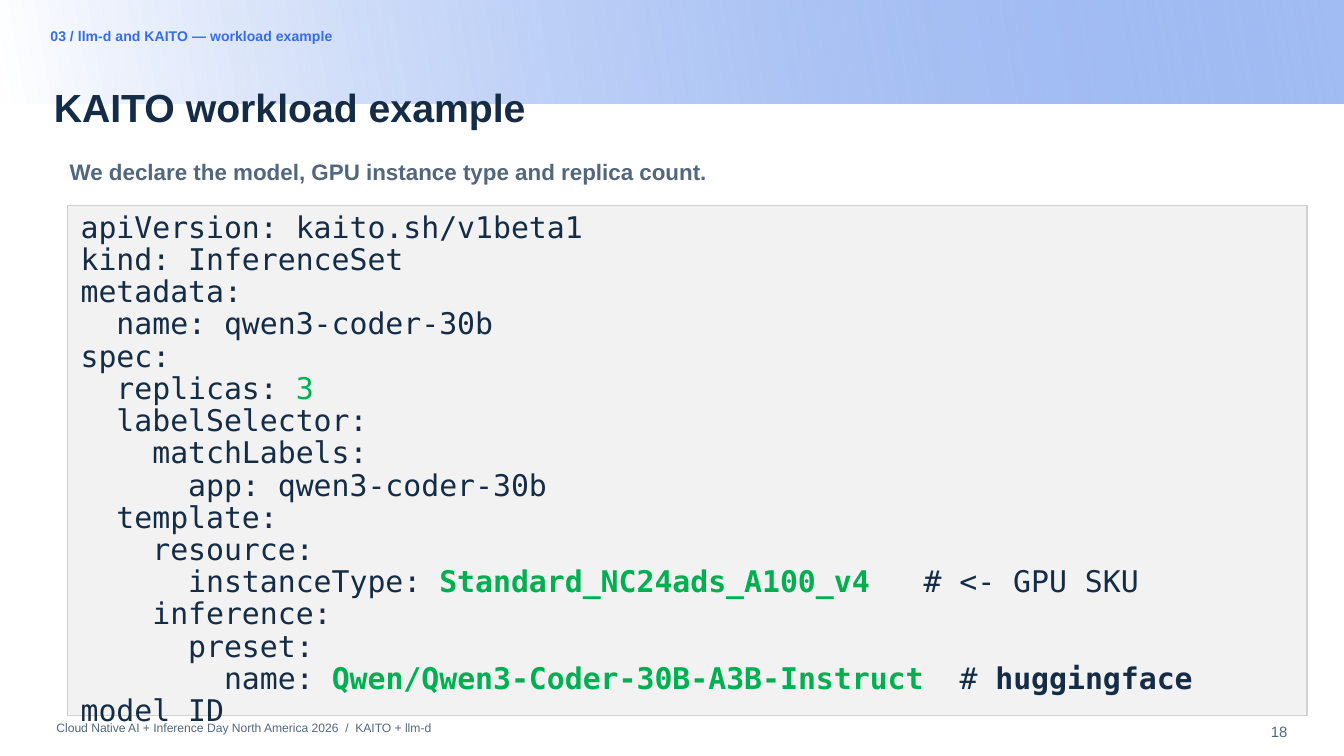
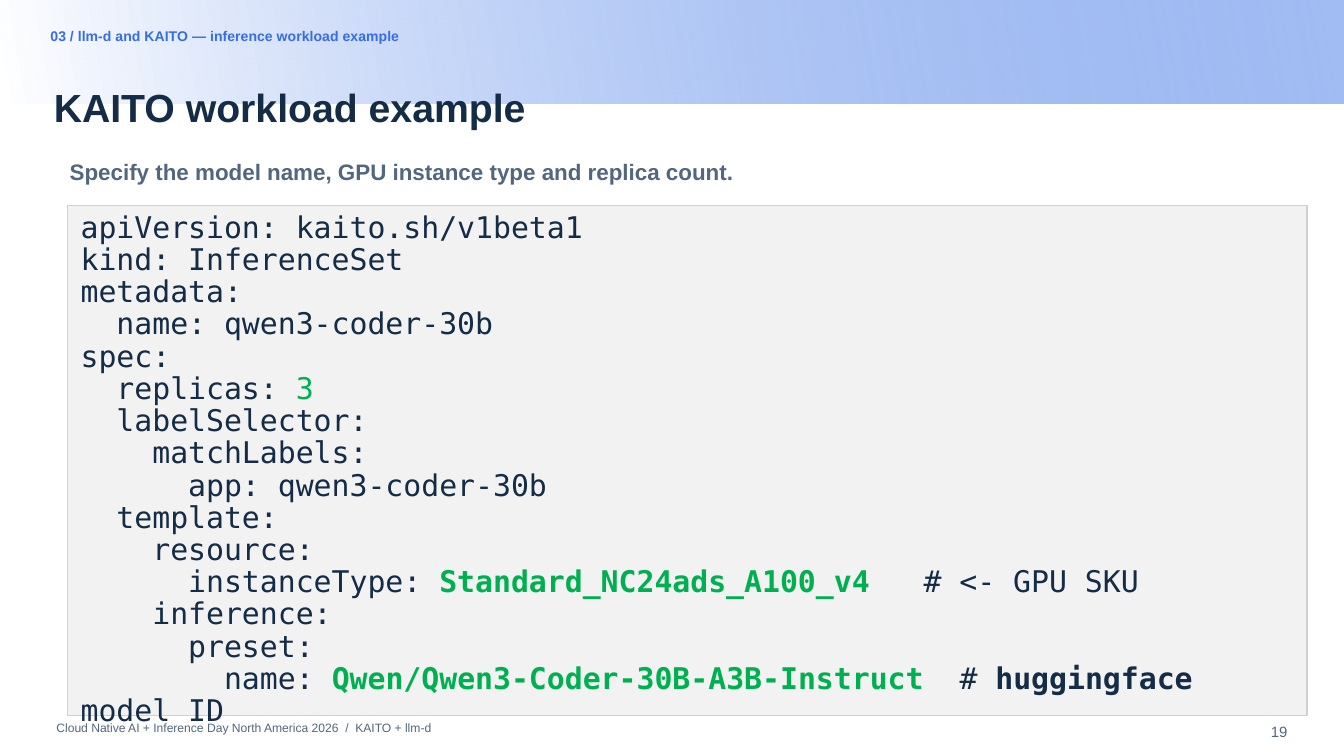
Before and after one commit to andyzhangx/demo, a slide deck: slide 19 of llm/pd-disaggregation/kubecon-na-2026-pd-disaggregation-kaito-llmd.pptx (slide 18 before the commit). Drawn at 1344x756 pixels with LibreOffice and Linux fonts; fonts in the diff are those of the drawing; background and template pictures are left out. Boxes give left, top, right and bottom in pixels: in the first picture for what was removed or moved away, otherwise in the second. Text is boxed around its words. In the diff, an @@ line names an element or a change of style, - is before the commit and + after.

```diff
--- a/llm/pd-disaggregation/kubecon-na-2026-pd-disaggregation-kaito-llmd.pptx
+++ b/llm/pd-disaggregation/kubecon-na-2026-pd-disaggregation-kaito-llmd.pptx
@@ text at (50,31,399,44): text changed @@
-03 / llm-d and KAITO — workload example
+03 / llm-d and KAITO — inference workload example
@@ text at (70,164,733,185): text changed @@
-We declare the model, GPU instance type and replica count.
+Specify the model name, GPU instance type and replica count.
```
Also in this commit, not shown: 9 other slides changed, 1 slide added.
